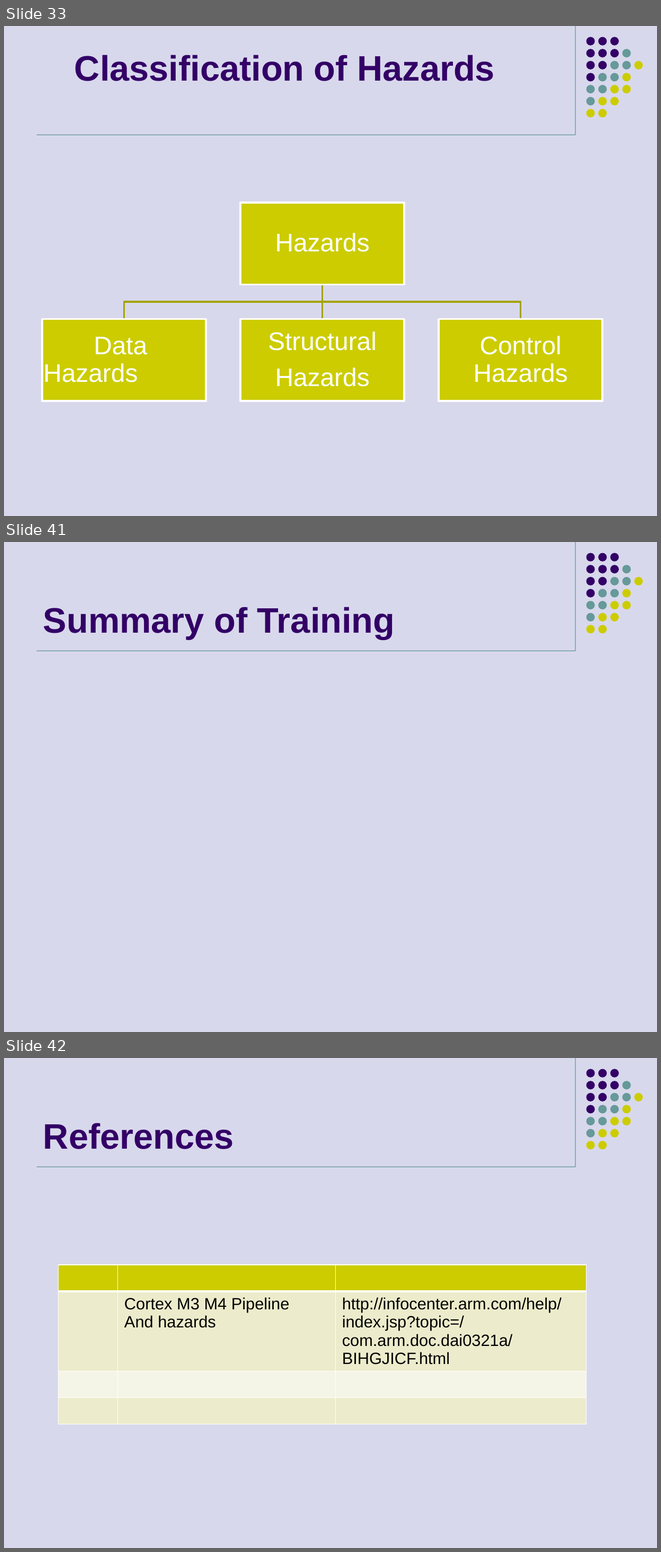
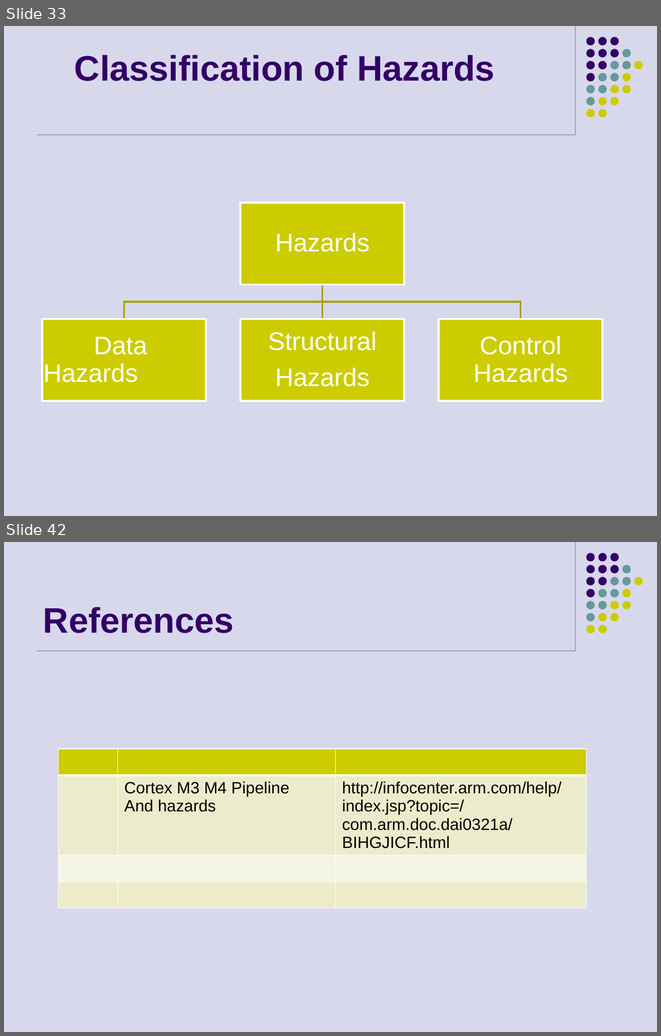
Before and after one commit to girishsukukumar/ARM-Architecture, a slide deck: Module-3.pptx. Shown one above the other, each under a label of ours: slides 33, 41 and 42 before the commit, slides 33 and 42 after it; the slides between them are not shown. The pictures are 661x1552 and 661x1036 pixels, drawn with LibreOffice and Linux fonts; fonts in the diff are those of the drawing. Boxes give left, top, right and bottom in pixels: in the first picture for what was removed or moved away, otherwise in the second. Text is boxed around its words. In the diff, an @@ line names an element or a change of style, - is before the commit and + after.

```diff
--- a/Module-3.pptx
+++ b/Module-3.pptx
@@ slide 41 removed at (x1=4, y1=542, x2=657, y2=1032), background #D8D8EC; not listed: 33 template elements that a slide beside it also shows @@
@@ title removed at (x1=43, y1=607, x2=395, y2=639) @@
-Summary of Training
```
Also in this commit, not shown: 2 slides changed, 6 slides added, 5 other slides removed.
